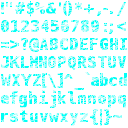
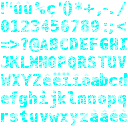
Layered file, before and after one edit (128x128). Changes by layer:
hid "font-en" over [14, 1, 127, 126]
added layer "font-fr" over [14, 1, 127, 126]
